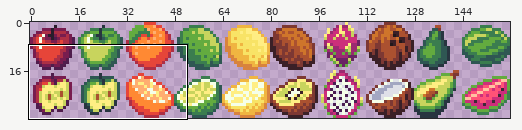
File history of a sprite sheet, Assets/fruits.png. Above, an overview of the earlier version with the close-up marked.
Close-up. Earlier state:
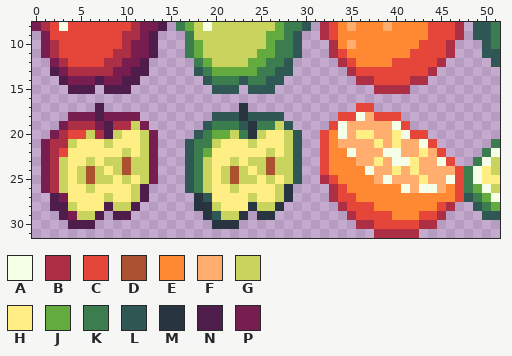
The file is 160x32 pixels. Shown: x 0..51, y 8..31.
Palette (. is transparent): A #f5ffe8  B #ad2f45  C #e64539  D #ab5130  E #ff8933  F #ffae70  G #c8d45d  H #ffee83  J #63ab3f  K #3b7d4f  L #2f5753  M #283540  N #4f1d4c  P #781d4f
Pixels before, first column x 0:
 8 PBCACCCCCCCBPPN.KJGAGGGGGGGJKKL.BCEFEEEFEEEECCCB.LLK
 9 .PCCCCCCCCBBPN...KGGGGGGGGJJKL..BCEEEEEEEEEECCCB.LLK
10 .PBCCCCCCCBPPN...KJGGGGGGGJKKL...BEFEEEEEEECCCB...LK
11 .PBCCCCCCBBPPN...KJGGGGGGJJKKL...BCEEEEEEECCCCB...LL
12 ..PBCCCCBBPPN.....KJGGGGJJKKL.....BCEEEECCCCCB.....L
13 ..NPBBBBBPPNN.....LKJJJJJKKLL......BCCCCCCCCB.......
14 ...NPPPNPPNN.......LKKKLKKLL........BBCCCCBB........
15 ....NNN.NNN.........LLL.LLL...........BBBB..........
16 ....................................................
17 .......N...............M............CC..............
18 ....PPPNPPPP........LLLMLLLL......CCAFCCC...........
19 ...PBBBPNBBGP......LKKKLMKKGL....CAFFFFFAC..........
20 ..PBCCGBNGHHGP....LKJJGKMGHHGL..CEAFHHFFHACC........
21 .PBBGHHHGHHHGP...LKKGHHHGHHHGL..CEFFFFHFHFFAC......K
22 .PBCHHHHHHGHGP...LKJHHHHHHGHGL..CEEAFFFAAFFHFC....KA
23 .PBGHHGHGGDGGP...LKGHHGHGGDGGL..CEEEFFHFAAHFFAC..KAG
24 .PBGHGDGHGDGGP...LKGHGDGHGDGGL..CEEEEAFFHFHFFFFCKAHG
25 .PBGHGDGGHGHGP...LKGHGDGGHGHGL..BCEEEEFAFFFHFFACKAHH
26 .PBGHHGHHHHGN....LKGHHGHHHHGM....BCEEEEEEAFAAFECKJAG
27 ..NPHHHHGHHGN.....MLHHHHGHHGM....BCCEEEEEEEEEEECLKJA
28 ..NNGHHHNGGN......MMGHHHMGGM......BCCCEEEEEEECB..LKJ
29 ...NPGGN.NN........MLGGM.MM........BCCCCEEECCB....LL
30 ....NNN.............MMM.............BBCCCCCBB.......
31 ......................................BBBBB.........
The result:
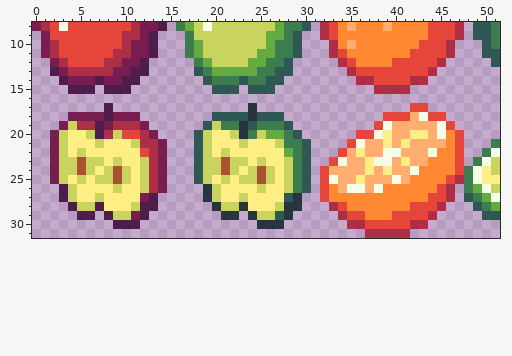
Log entry: Fruit slice effect
Changes in this commit:
Changed rows in their new state; - is an unchanged pixel.
first column x 1:
17 ------.N--------------.M-----------..----CC----
18 ------PN--------------LM---------.....--CFACC--
19 ---G--NP--B--------G--ML--K-----.....CAFFFFFAC-
20 --GHH-NB-CCB------GHH-MK-JJK---....CCAHFFHHFAEC
21 .PGH--GH--GBBP--.LGH--GH--GKKL-...CA-FHFH-FFFEC
22 .PG-G----H-CBP--.LG-G----H-JKL-..CFH------FAEEC
23 .P-GD-GH-HH-BP--.L-GD-GH-HH-KL-.CAF-HAAFHF-EEEC
24 .P-GDGHGDGH-BP--.L-GDGHGDGH-KL--FFFFH-HF-AEEEE-
25 .P---H--D---BP--.L---H--D---KL-CAFFHF-FA-EEEECB
26 ..NG-H--G-HGBP--..MG-H--G-HGKL-CEFAAFA--EEEECB.
27 -.NG--GH--HPN----.MG--GH--HLM--CEEE--------CCB.
28 -..NGGNHHHGNN----..MGGMHHHGMM---BCEEE----CCCB.-
29 --..NN.NGGPN------..MM.MGGLM-----BC-EEECCC-B.--
30 ---...--NNN--------...--MMM-------B-C----B-.---
31 ------------------------------------B----.-----
Boxes around the changes in both close-ups, in picture pixels (x1, y1, x2, y2):
changed: (41, 103, 464, 238)
